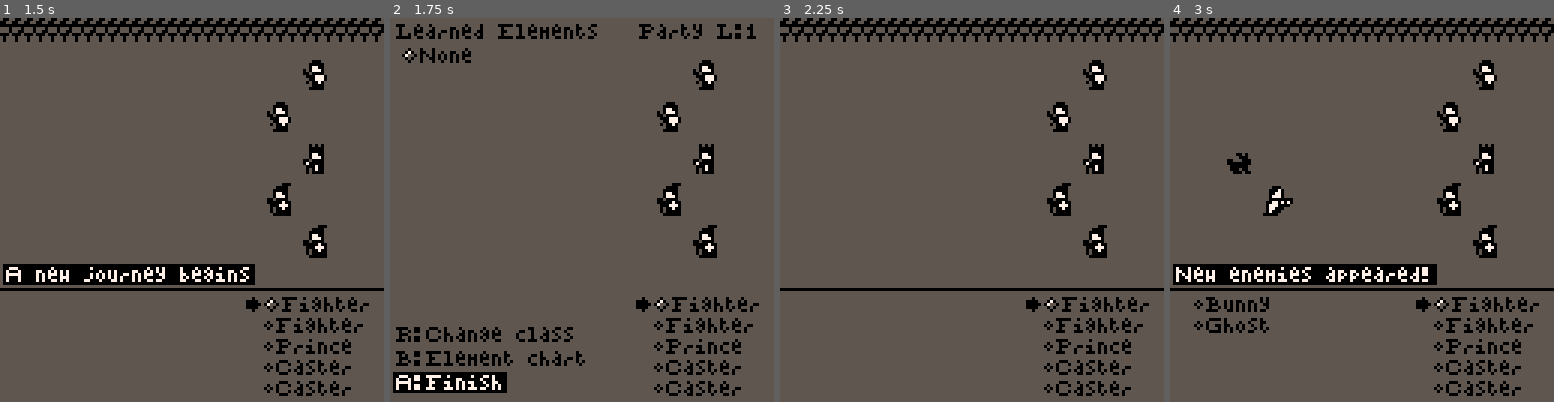
Above: before the commit, frames 1-4 (left to right).
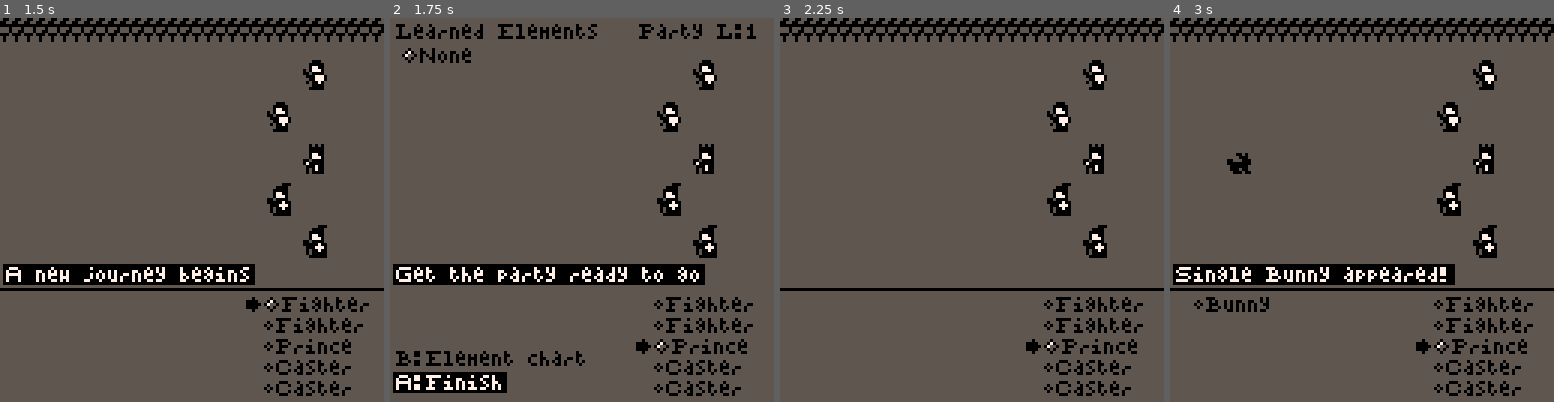
Above: after the commit, the same moments.

Repository: JohnAdamZiolkowski/Pico8-Hive
Game: PICO-8 cartridge prince/prince.p8
The game is run twice, just before and just after one commit, with the same random seed, the same clock (stepped at 60 frames per second) and the same inputs.
Inputs:
- Up to frame 1 (1.5 s): tap X (X key) at 0.33, 1.07 s; tap O (Z key) at 0.7 s
- Up to frame 2 (1.75 s): hold Right from 1.6 s (still down); tap O (Z key) at 1.7 s
- Up to frame 3 (2.25 s): tap X (X key) at 1.85 s; release Right at 2.1 s; tap O (Z key) at 2.1 s; hold Up from 2.15 s (still down)
- Up to frame 4 (3 s): release Up at 2.42 s; hold Right from 2.47 s (still down); tap O (Z key) at 2.5, 2.9 s; tap X (X key) at 2.97 s

Frame 1 is identical in both runs. In frame 2, 6.2% of the frame differs, in the area x 0-97%, y 64-88%; in frame 3, 1.1%; in frame 4, 3.2%.

Commit message:
record setbacks, spawn enemies based on level and living party, display party when game ends

Diff:
--- a/prince/prince.p8
+++ b/prince/prince.p8
@@ -267,47 +267,43 @@
 end
 
 settings = {
-	{i=1, n="^auto ^turn",
+	{n="^auto ^turn",
  	o={"^off", "^on"},
  	v={false, true},
  	s=1},
-	{i=2, n="^text ^delay",
+	{n="^text ^delay",
 	 o={"^1", "^5", "^1^0", "^1^5"},
  	v={1, 5, 10, 15},
 	 s=3},
-	{i=3, n="^round ^icon",
-	 o={"^off", "^on"},
- 	v={false, true},
-	 s=2},
-	{i=4, n="^caps ^l^o^c^k",
+	{n="^caps ^l^o^c^k",
 	 o={"^off", "^o^n"},
  	v={false, true},
 	 s=1},
-	{i=5, n="^rand ^level",
+	{n="^rand ^level",
 	 o={"^off", "^on"},
  	v={false, true},
 	 s=1},
-	{i=6, n="^rand ^party",
+	{n="^rand ^party",
 	 o={"^off", "^on"},
  	v={false, true},
 	 s=1},
-	{i=7, n="^have ^elem",
+	{n="^have ^elem",
 	 o={"^0", "^4", "^8", "^1^0"},
  	v={1, 5, 9, 11, 12},
 	 s=1},
-	{i=8, n="^rand ^enemy",
+	{n="^rand ^enemy",
 	 o={"^off", "^on"},
  	v={false, true},
 	 s=1},
-	{i=9, n="^hit chance",
+	{n="^hit chance",
 	 o={"^on", "^hit", "^miss"},
  	v={"on", true, false},
 	 s=1},
-	{i=10, n="^penalty",
+	{n="^penalty",
 	 o={"^0", "^1", "^2", "^3"},
  	v={0, 1, 2, 3},
 	 s=3},
-	{i=11, n="^draw stats",
+	{n="^draw stats",
 	 o={"^off", "^on"},
  	v={false, true},
 	 s=1},
@@ -316,15 +312,14 @@
 function set_up_settings()
  auto = set_up_setting(1)
  delay = set_up_setting(2)
- round = set_up_setting(3)
- caps_lock = set_up_setting(4)
- random_level = set_up_setting(5)
- random_party = set_up_setting(6)
- random_elem = set_up_setting(7)
- random_enemy = set_up_setting(8)
- hit_chance = set_up_setting(9)
- penalty = set_up_setting(10)
- stats = set_up_setting(11)
+ caps_lock = set_up_setting(3)
+ random_level = set_up_setting(4)
+ random_party = set_up_setting(5)
+ random_elem = set_up_setting(6)
+ random_enemy = set_up_setting(7)
+ hit_chance = set_up_setting(8)
+ penalty = set_up_setting(9)
+ stats = set_up_setting(10)
 end
 function set_up_setting(index)
  local setting = lget(settings,index)
@@ -544,7 +539,7 @@
  end
 
  for s=1,5 do
-  if rnd(1) < 0.15*#arena.party then
+  if rnd(1) < 0.05*#arena.party+arena.party.level/32 then
    local id
    local e
    if random_enemy then
@@ -617,6 +612,7 @@
  arena.party.battles = 0
  arena.party.level = 1
  arena.party.luck = 0
+ arena.party.setbacks = 0
  if random_level then
   arena.party.level = rnd_int(1,#levels)
   if arena.party.level > 1 then
@@ -663,7 +659,8 @@
 function init_team_building()
  turn = arena.party
  cur.l = arena.party
- cap_cursor()
+ revive()
+ cur.i = 3 //prince
 end
 
 
@@ -790,6 +787,8 @@
 end
 
 function update_team_building()
+ if game_complete then return end
+
  if not auto then
   if btnp(🅾️) then
    pop_state()
@@ -945,7 +944,7 @@
   message = text
 
  elseif over_ticks == 20*delay then
-  if did_level then
+  if did_level or game_complete then
    push_state(states.team_building)
    did_level = false
   end
@@ -988,11 +987,10 @@
   cur = {l=arena.party, i=1,
          s=nil}
  	cap_cursor()
- 	arena.party.battles = 0
  	old_level = arena.party.level
  	arena.party.level = 1
  	arena.party.score = 0
- 	arena.party.luck = 0
+ 	arena.party.setbacks += 1
  	if old_level > penalty then
  	 arena.party.level = old_level-penalty
  	 arena.party.score = lget(levels,arena.party.level)
@@ -1169,28 +1167,40 @@
 function draw_team_building()
  draw_party()
  draw_options()
- print("^learned ^elements",2,2,black)
+ print("^learned ^elements",2,2)
  for e=1,#unlocked_elements do
   local element = lget(unlocked_elements,e)
   local e_n_c = sub(element.n,1,1)
   local y = 4+e*6
-  print("^@"..e_n_c.."^"..element.n, 4, y, black)
+  print("^@"..e_n_c.."^"..element.n, 4, y)
   if element.i != 1 then
-   print("x"..element.count, 40, y, black)
-   print("p"..element.party, 54, y, black)
-  end
- end
-
- print("^party ^l:"..arena.party.level,83,2,black)
-
- if #unlocked_elements > 1 then
-  print("^l:^change element",2,95,black)
- end
- if not is_prince(lget(arena.party, cur.i).i) then
-  print("^r:^change class",2,103,black)
- end
- print("^b:^element chart",2,111,black)
- print("^a:^finish",2,119, white, black)
+   print("x"..element.count, 40, y)
+   print("p"..element.party, 54, y)
+  end
+ end
+
+ print("^party ^l:"..arena.party.level,83,2)
+
+	if game_complete then
+  note("^the journey is complete.")
+		print("^congratulations!",2,93)
+		print("   ^battles: "..arena.party.battles,2,100)
+		print("^experience: "..arena.party.score,2,107)
+  print("  ^setbacks: "..arena.party.setbacks,2,114)
+		print("^total luck: "..arena.party.luck,2,121)
+
+	else
+	 note("^get the party ready to go")
+
+  if #unlocked_elements > 1 then
+   print("^l:^change element",2,95)
+  end
+  if not is_prince(lget(arena.party, cur.i).i) then
+   print("^r:^change class",2,103)
+  end
+  print("^b:^element chart",2,111)
+  print("^a:^finish",2,119, white, black)
+	end
 end
 
 function draw_arena_state()
@@ -1329,6 +1339,9 @@
   add(arena.party.dead, target)
  end
  del(list, target)
+ if target.i == 102 then
+  game_complete = true
+ end
 end
 
 function take_element(old_element, new_element)
@@ -1517,6 +1530,9 @@
  assert(type(s)==string,type(s))
  assert(type(x)==number)
  assert(type(y)==number)
+ if pc == nil then
+  pc = black
+ end
  assert(type(pc)==number)
 
  local offset = 0
@@ -1706,9 +1722,7 @@
 	local fill = element.c
 
  if wide then
-	 if round then
-   circfill(x, y, 2, fill)
-  end
+  circfill(x, y, 2, fill)
   circfill(x, y, 1.5, fill)
   if ring != white then
    pset(x, y-1, white)
@@ -1721,12 +1735,11 @@
  else
   circ(x-1, y, 1, ring)
   pset(x-1, y, fill)
-  if round then
-   pset(x-2, y-1, fill)
-   pset(x-2, y+1, fill)
-   pset(x, y-1, fill)
-   pset(x, y+1, fill)
-  end
+
+  pset(x-2, y-1, fill)
+  pset(x-2, y+1, fill)
+  pset(x, y-1, fill)
+  pset(x, y+1, fill)
  end
 end
 
@@ -1736,6 +1749,7 @@
  message = message.." l"..arena.party.level
  message = message.." x"..arena.party.score
  message = message.." b"..arena.party.battles
+ message = message.." s"..arena.party.setbacks
  message = message.." e"..#unlocked_elements
  message = message.." r"..arena.party.luck
 
